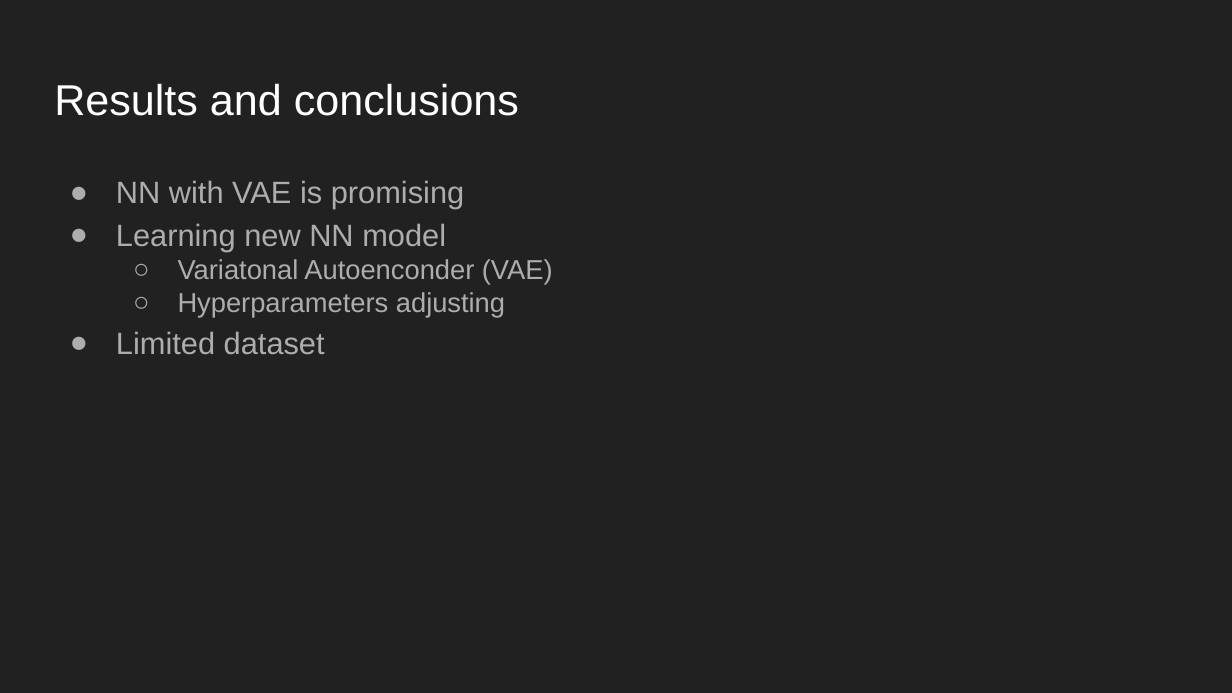
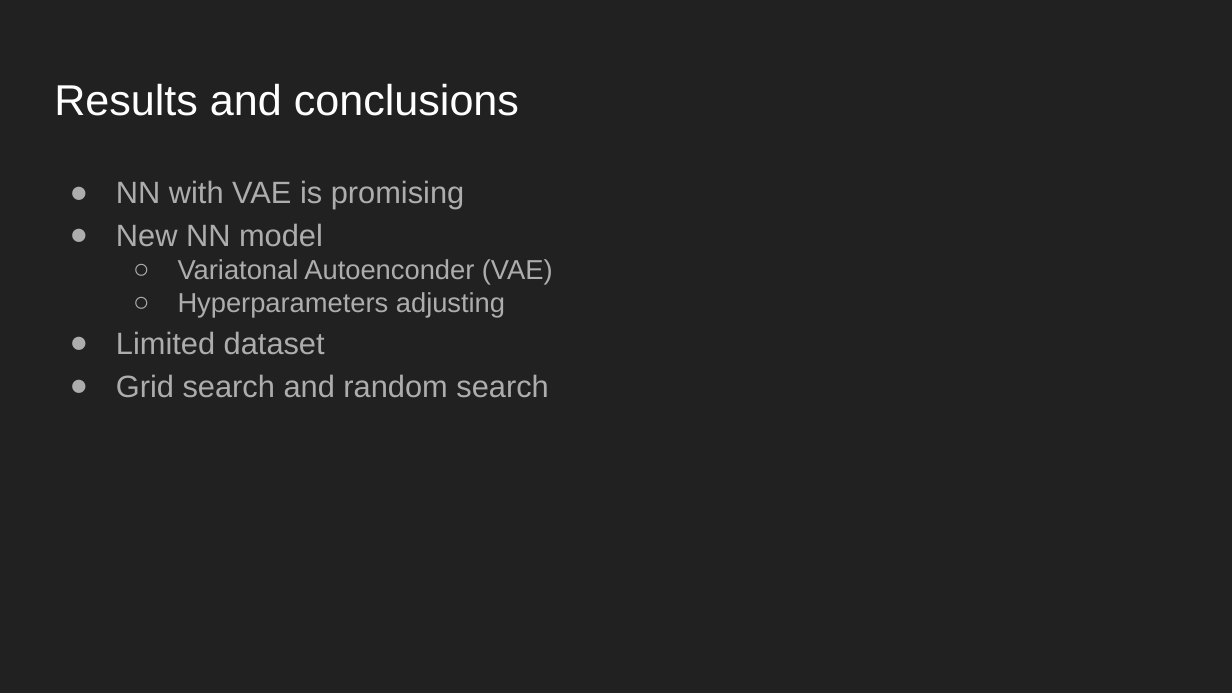
Before and after one commit to NaldoHoracio/CornealAIPaper, a slide deck: slide 9 of meetings/CorneaAIPaper.pptx (slide 10 before the commit). Drawn at 1232x693 pixels with LibreOffice and Linux fonts; fonts in the diff are those of the drawing. Boxes give left, top, right and bottom in pixels: in the first picture for what was removed or moved away, otherwise in the second. Text is boxed around its words. In the diff, an @@ line names an element or a change of style, - is before the commit and + after.

```diff
--- a/meetings/CorneaAIPaper.pptx
+++ b/meetings/CorneaAIPaper.pptx
@@ text at <box>116,223,323,246</box>: text changed @@
-● Learning new NN model
+● New NN model
@@ text at <box>116,374,548,397</box>: paragraph added @@
+● Grid search and random search
```
Also in this commit, not shown: 4 other slides changed, 1 slide removed, 1 other file.
